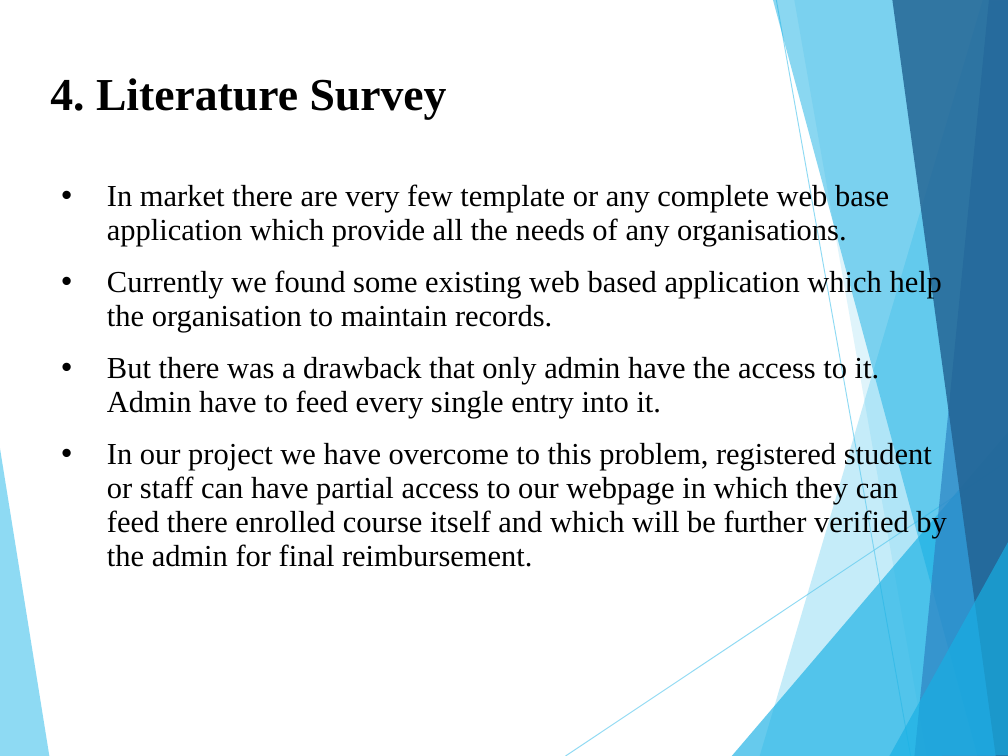
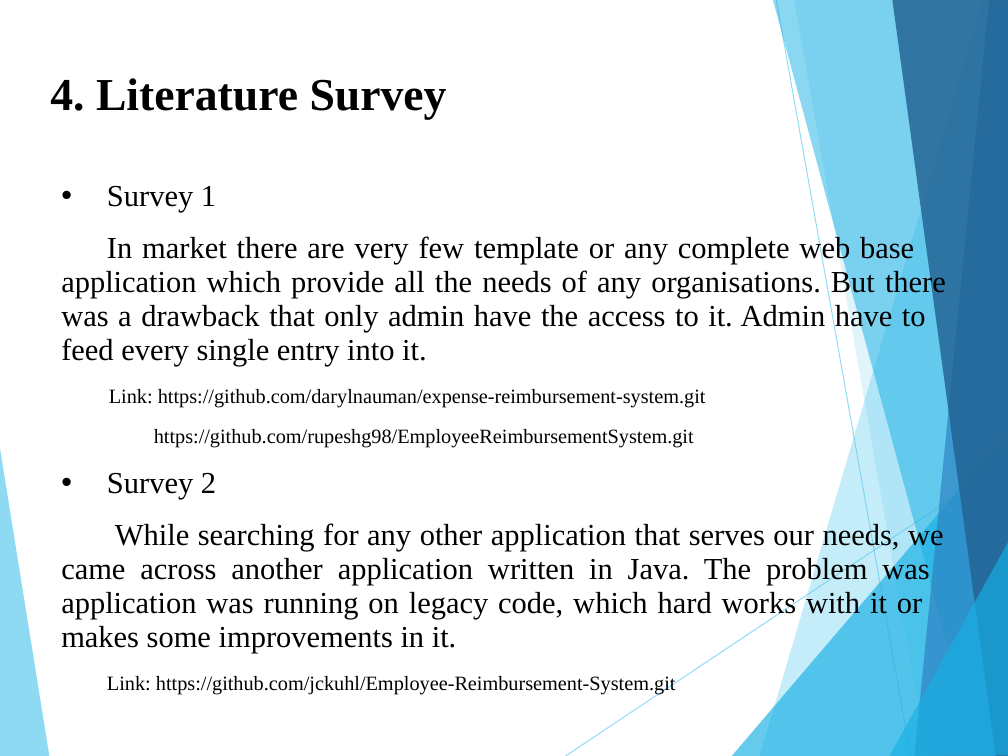
Before and after one commit to rahul007-bit/Reimbursement, a slide deck: slide 6 of Reimbursement Services PPT.pptx. Drawn at 1008x756 pixels with LibreOffice and Linux fonts; fonts in the diff are those of the drawing. Boxes give left, top, right and bottom in pixels: in the first picture for what was removed or moved away, otherwise in the second. Text is boxed around its words. In the diff, an @@ line names an element or a change of style, - is before the commit and + after.

```diff
--- a/Reimbursement Services PPT.pptx
+++ b/Reimbursement Services PPT.pptx
@@ text at (x1=61, y1=185, x2=946, y2=653): text changed @@
-• In market there are very few template or any complete web base application which provide all the needs of any organisations.
-• Currently we found some existing web based application which help the organisation to maintain records.
-• But there was a drawback that only admin have the access to it. Admin have to feed every single entry into it.
-• In our project we have overcome to this problem, registered student or staff can have partial access to our webpage in which they can feed there enrolled course itself and which will be further verified by the admin for final reimbursement.
+• Survey 1
+In market there are very few template or any complete web base application which provide all the needs of any organisations. But there was a drawback that only admin have the access to it. Admin have to feed every single entry into it.
+  Link: https://github.com/darylnauman/expense-reimbursement-system.git
+  https://github.com/rupeshg98/EmployeeReimbursementSystem.git
+• Survey 2
+While searching for any other application that serves our needs, we came across another application written in Java. The problem was application was running on legacy code, which hard works with it or makes some improvements in it.
+Link: https://github.com/jckuhl/Employee-Reimbursement-System.git
```
Also in this commit, not shown: 9 other slides changed, 1 slide added, 10 other files.
